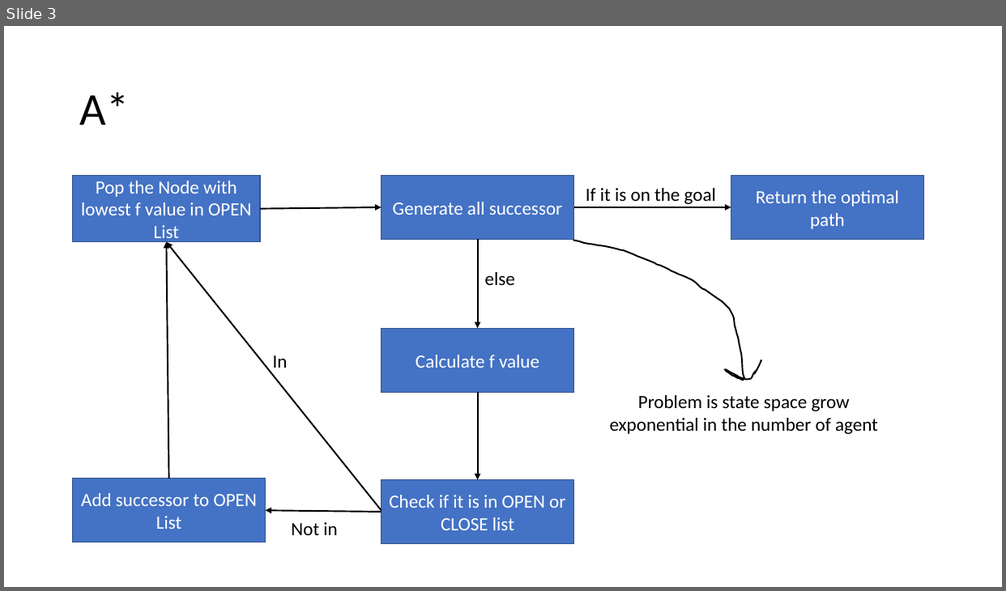
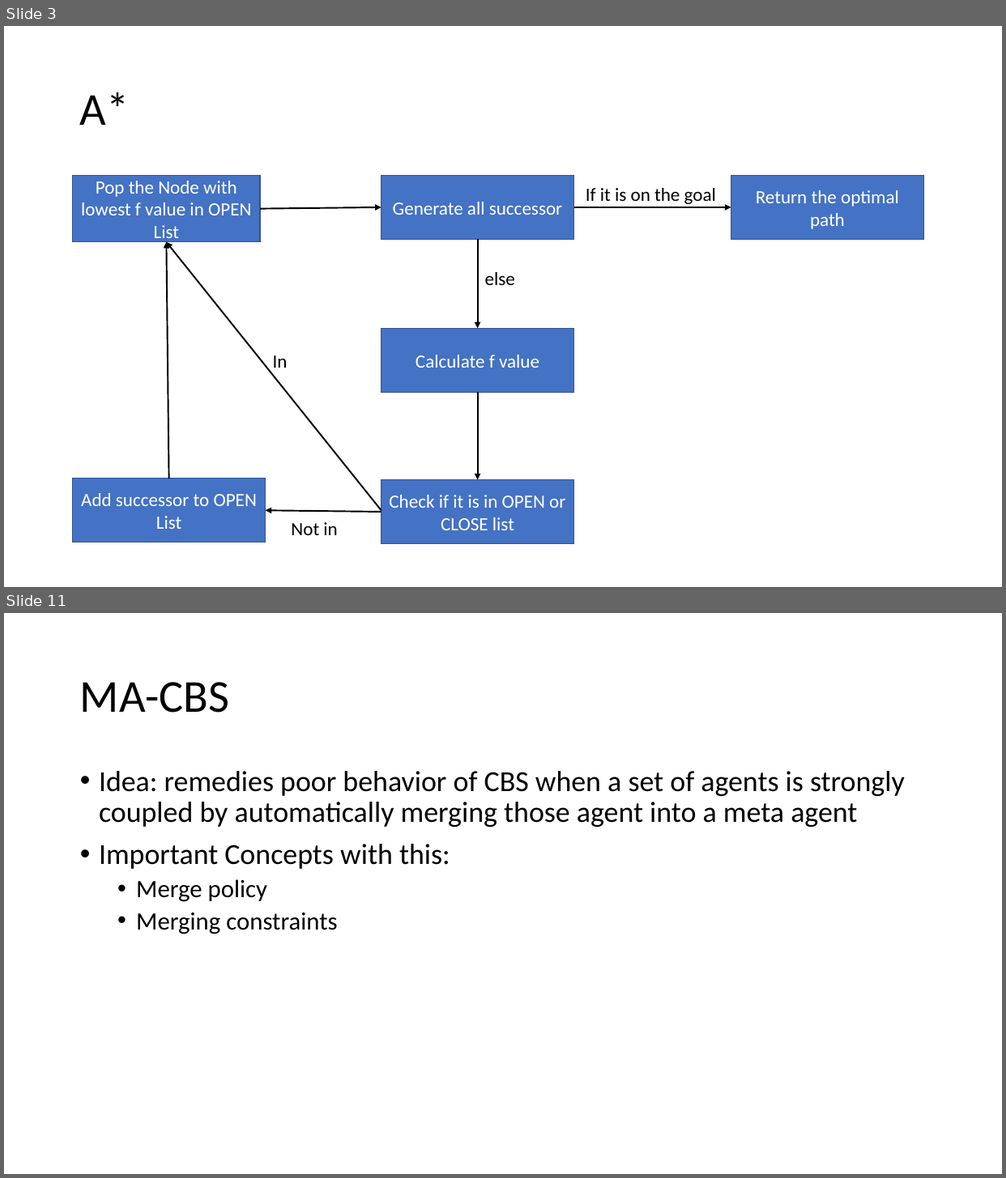
Before and after one commit to DemirDorukDilek/CBS, a slide deck: dahahilipls.pptx. Shown one above the other, each under a label of ours: slide 3 before the commit, slides 3 and 11 after it; the slides between them are not shown. The pictures are 1006x591 and 1006x1178 pixels, drawn with LibreOffice and Linux fonts; fonts in the diff are those of the drawing. Boxes give left, top, right and bottom in pixels: in the first picture for what was removed or moved away, otherwise in the second. Text is boxed around its words. In the diff, an @@ line names an element or a change of style, - is before the commit and + after.

```diff
--- a/dahahilipls.pptx
+++ b/dahahilipls.pptx
@@ slide 11 added at [4,613,1002,1174], background #FFFFFF @@
@@ title added at [80,682,230,713], 44 pt, text #000000 @@
+MA-CBS
@@ text added at [99,771,905,935], 28 pt, text #000000 @@
+• Idea: remedies poor behavior of CBS when a set of agents is strongly coupled by automatically merging those agent into a meta agent
+• Important Concepts with this:
+  • Merge policy
+  • Merging constraints
@@ slide 3 changed as well @@
@@ freeform shape removed at [573,240,761,380] @@
@@ text removed at [610,395,878,434] @@
-Problem is state space grow exponential in the number of agent
```
Also in this commit, not shown: 9 other slides added, 1 slide removed.
